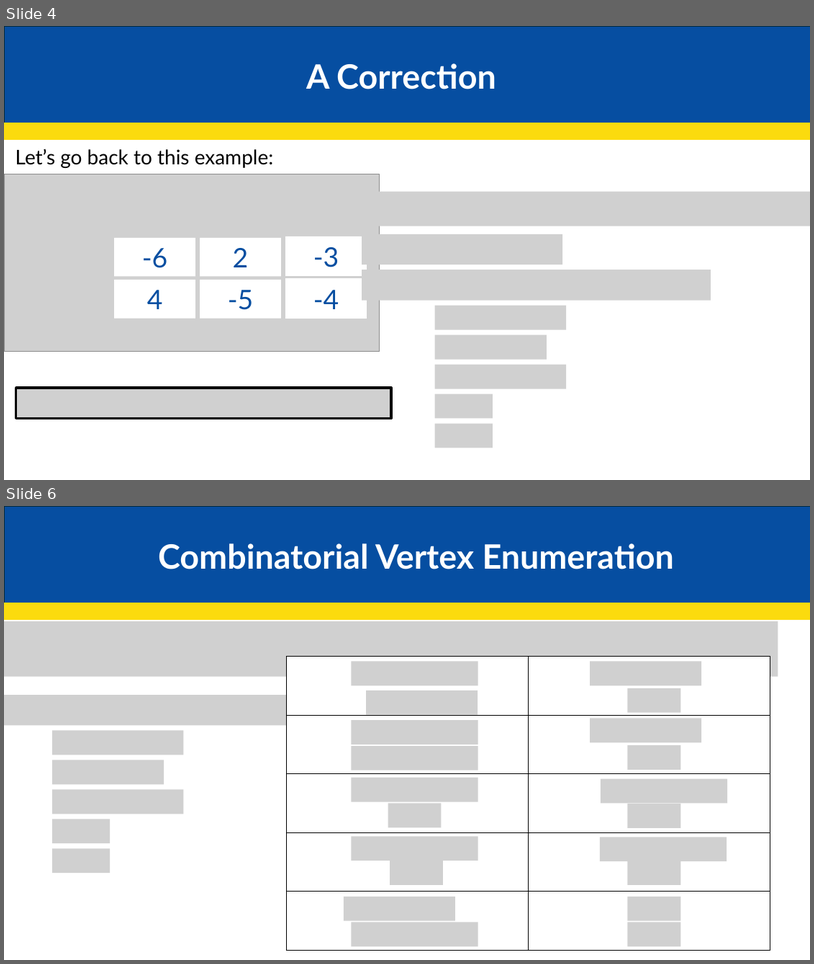
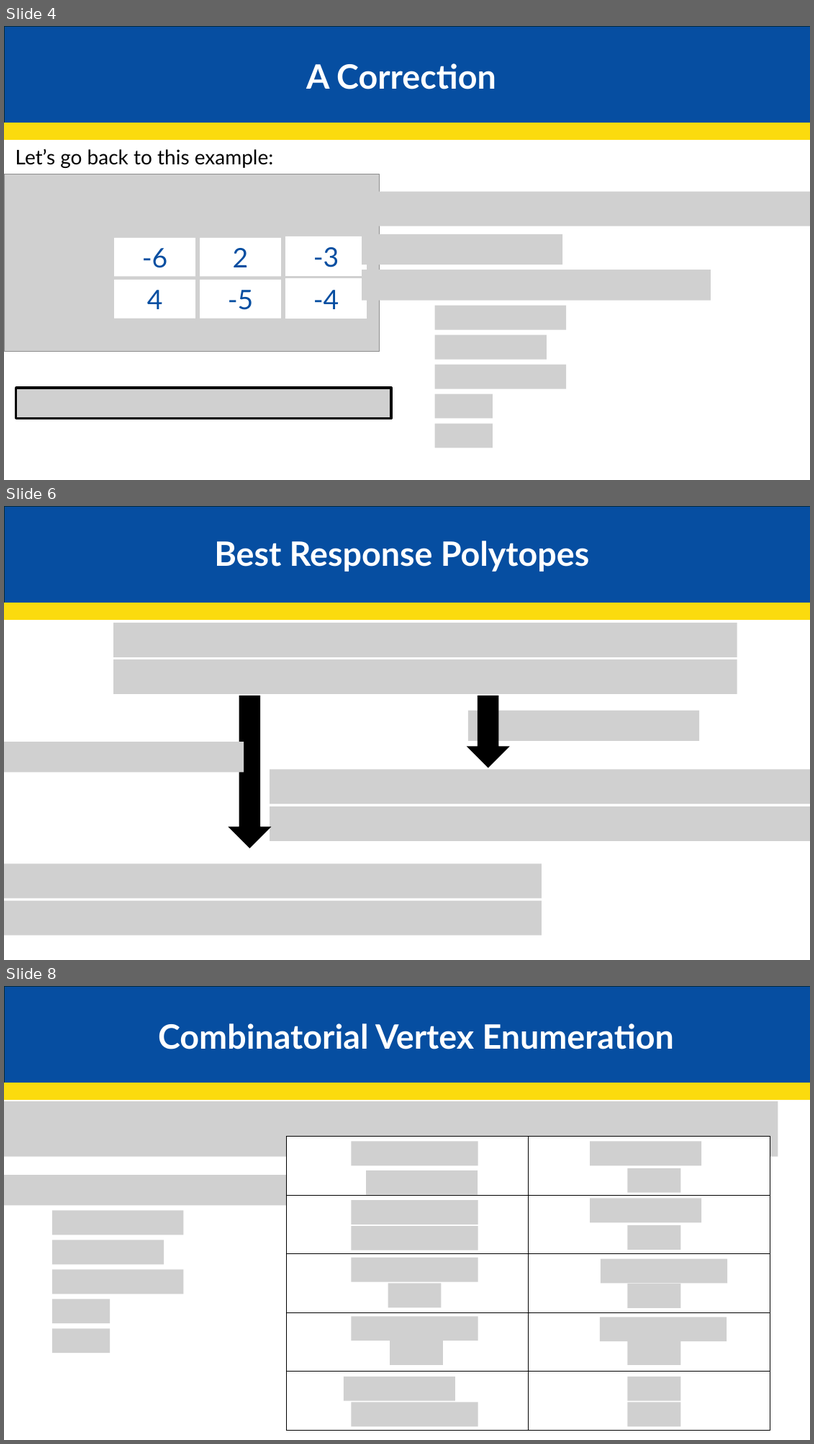
Before and after one commit to JakeCisc210/Candidacy, a slide deck: Reading Course/Presentations/Game Theory Five.pptx. Shown one above the other, each under a label of ours: slides 4 and 6 before the commit, slides 4, 6 and 8 after it; the slides between them are not shown. The pictures are 814x964 and 814x1444 pixels, drawn with LibreOffice and Linux fonts; fonts in the diff are those of the drawing; grey boxes stand for pictures. Boxes give left, top, right and bottom in pixels: in the first picture for what was removed or moved away, otherwise in the second. Text is boxed around its words. In the diff, an @@ line names an element or a change of style, - is before the commit and + after.

```diff
--- a/Reading Course/Presentations/Game Theory Five.pptx
+++ b/Reading Course/Presentations/Game Theory Five.pptx
@@ slide 6 added at bbox=[4, 506, 810, 960], background #FFFFFF @@
@@ rectangle added at bbox=[5, 506, 810, 602], fill #064EA1, outline #092A39 1.5 pt @@
@@ text added at bbox=[214, 541, 590, 572], 40 pt, text #FFFFFF, bold @@
+Best Response Polytopes
@@ rectangle added at bbox=[4, 602, 810, 619], fill #FBDB0E, outline #FBDB0E 1.5 pt @@
@@ picture added at bbox=[113, 623, 737, 657] @@
@@ picture added at bbox=[113, 659, 737, 693] @@
@@ down arrow added at bbox=[229, 696, 270, 847], fill #000000, outline #000000 1.5 pt @@
@@ down arrow added at bbox=[468, 696, 509, 767], fill #000000, outline #000000 1.5 pt @@
@@ picture added at bbox=[468, 710, 700, 741] @@
@@ picture added at bbox=[4, 741, 244, 772] @@
@@ picture added at bbox=[270, 769, 810, 803] @@
@@ picture added at bbox=[270, 806, 810, 841] @@
@@ picture added at bbox=[4, 864, 542, 898] @@
@@ picture added at bbox=[4, 901, 542, 935] @@
@@ what was slide 6 is now slide 8 @@
```
Also in this commit, not shown: 1 slide changed, 5 other slides added, 1 slide removed.
